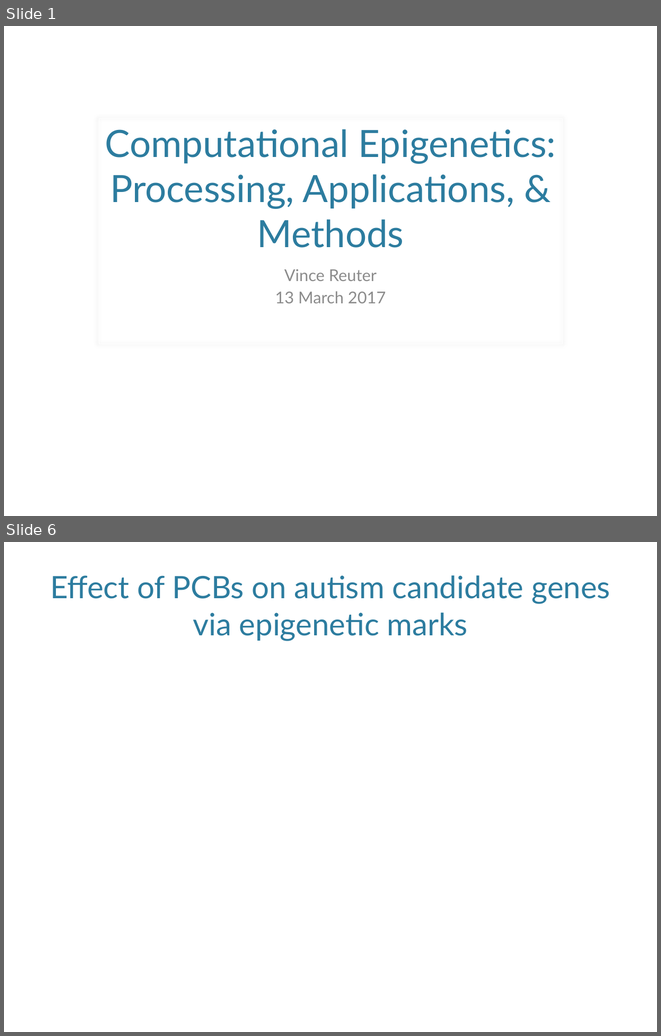
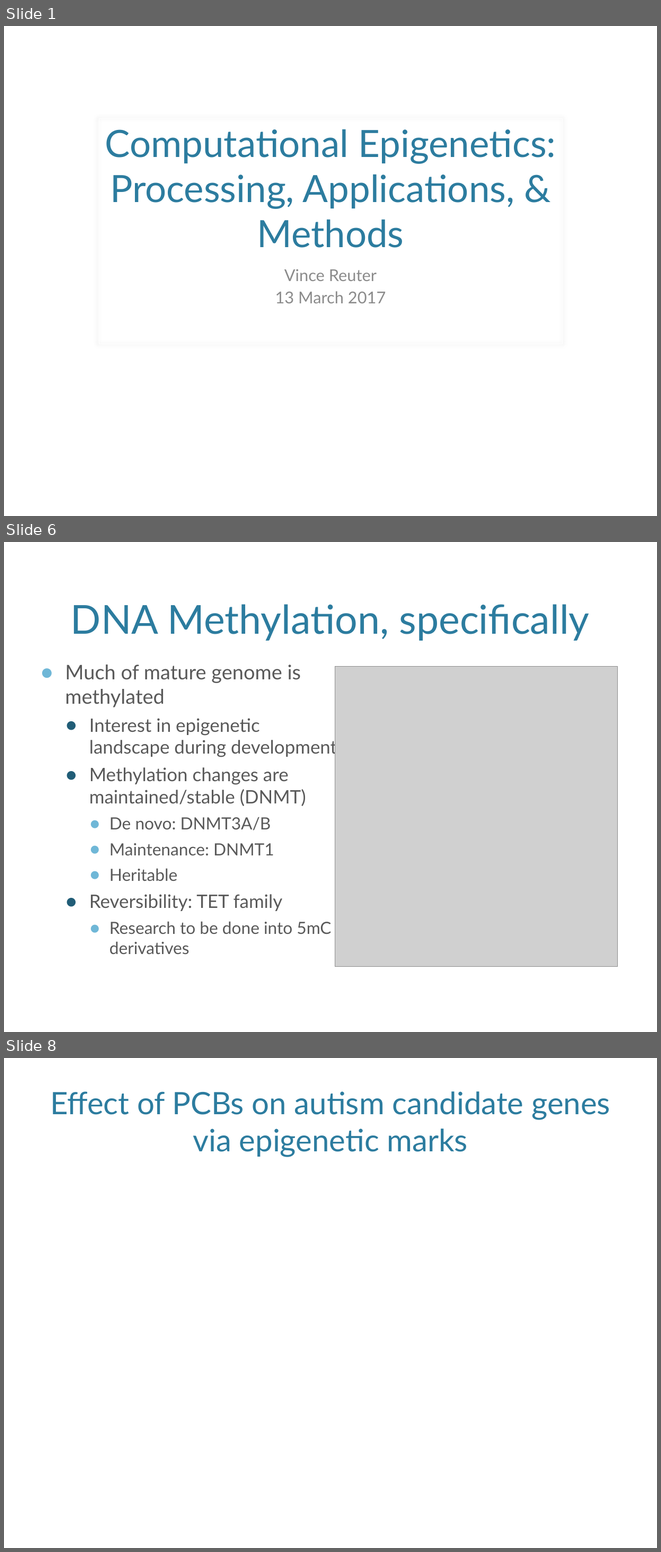
Before and after one commit to vreuter/jekeal, a slide deck: KipnisLabMeeting_2017-03-13.pptx. Shown one above the other, each under a label of ours: slides 1 and 6 before the commit, slides 1, 6 and 8 after it; the slides between them are not shown. The pictures are 661x1036 and 661x1552 pixels, drawn with LibreOffice and Linux fonts; fonts in the diff are those of the drawing; grey boxes stand for pictures; background and template pictures are left out. Boxes give left, top, right and bottom in pixels: in the first picture for what was removed or moved away, otherwise in the second. Text is boxed around its words. In the diff, an @@ line names an element or a change of style, - is before the commit and + after.

Commit message:
a bit more on methylation

```diff
--- a/KipnisLabMeeting_2017-03-13.pptx
+++ b/KipnisLabMeeting_2017-03-13.pptx
@@ slide 6 added at (4,542,657,1032), background picture (left out) @@
@@ title added at (71,604,590,641), 44 pt, text #2C7C9F @@
+DNA Methylation, specifically
@@ text added at (65,664,337,954), 20.4 pt, text #595959 @@
+● Much of mature genome is methylated
+  ● Interest in epigenetic landscape during development
+  ● Methylation changes are maintained/stable (DNMT)
+    ● De novo: DNMT3A/B
+    ● Maintenance: DNMT1
+    ● Heritable
+  ● Reversibility: TET family
+    ● Research to be done into 5mC derivatives
@@ picture added at (335,667,617,967) @@
@@ what was slide 6 is now slide 8 @@
```
Also in this commit, not shown: 4 slides changed, 7 other slides added, 2 slides removed, 1 other file.
